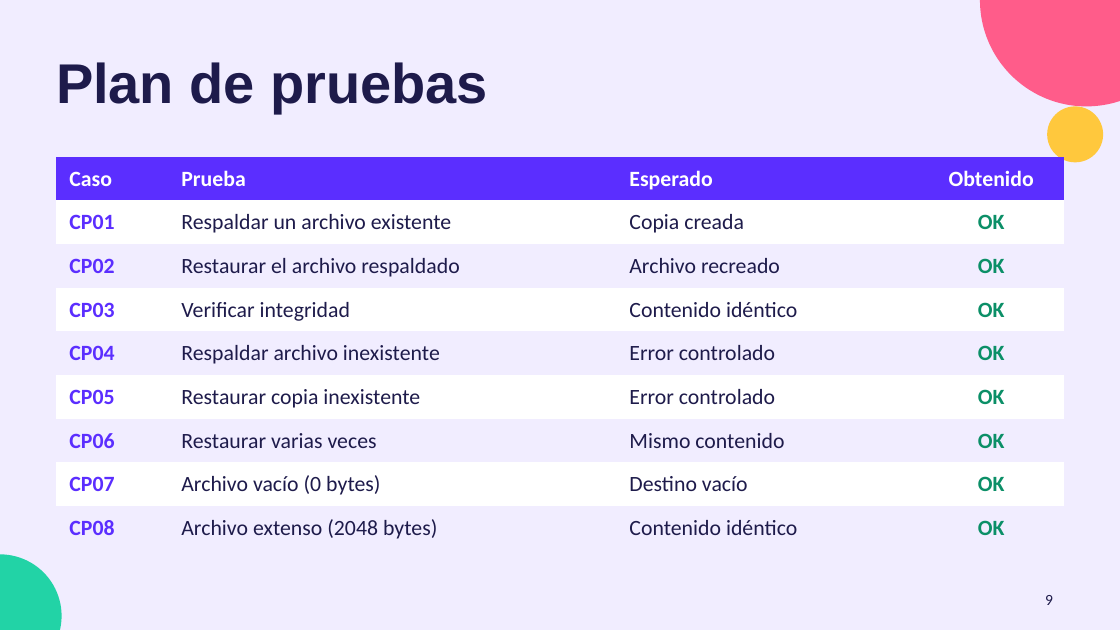
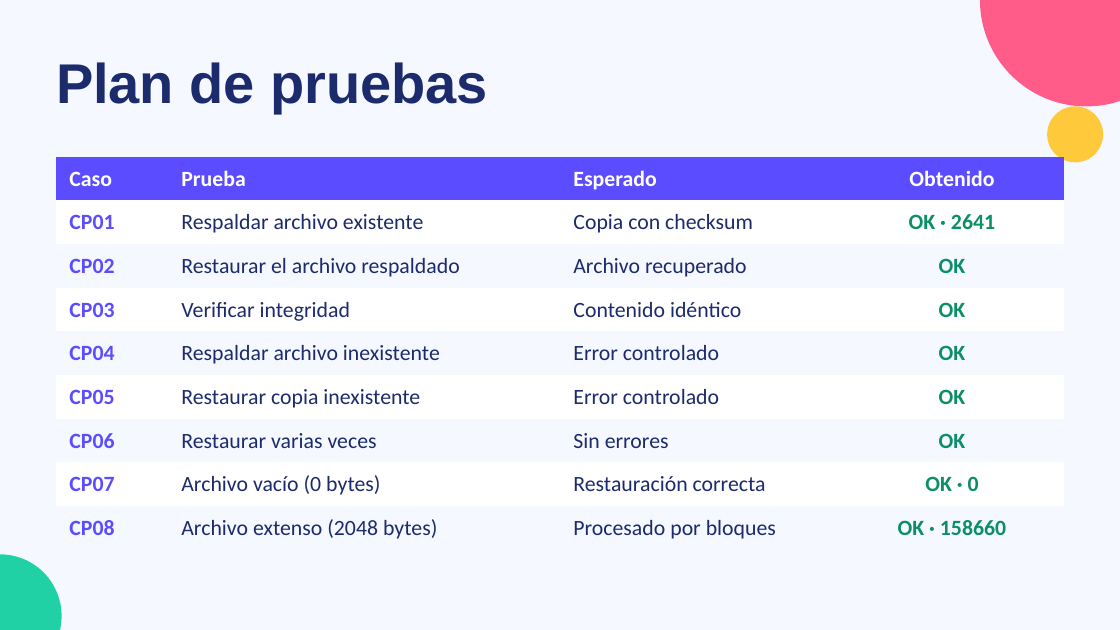
Before and after one commit to jhonatancarrillo/xv6-trabajoFinal, a slide deck: slide 13 of documentacion/restauracion_xv6_canva.pptx (slide 9 before the commit). Drawn at 1120x630 pixels with LibreOffice and Linux fonts; fonts in the diff are those of the drawing. Boxes give left, top, right and bottom in pixels: in the first picture for what was removed or moved away, otherwise in the second. Text is boxed around its words. In the diff, an @@ line names an element or a change of style, - is before the commit and + after.

```diff
--- a/documentacion/restauracion_xv6_canva.pptx
+++ b/documentacion/restauracion_xv6_canva.pptx
@@ background #F1EDFF to #F5F8FF @@
@@ title "Plan de pruebas" at <box>56,62,488,113</box>: text colour #1E1B4B to #1C2B6B @@
@@ ellipse at <box>1047,106,1103,162</box>: fill #FFC83D to #FFC93C @@
@@ table at <box>56,157,1064,543</box> @@
-row 2: CP01 | Respaldar un archivo existente | Copia creada | OK
+row 2: CP01 | Respaldar archivo existente | Copia con checksum | OK · 2641
-row 3, column 3: Archivo recreado
+row 3, column 3: Archivo recuperado
-row 7, column 3: Mismo contenido
+row 7, column 3: Sin errores
-row 8, column 3: Destino vacío
+row 8, column 3: Restauración correcta
-row 8, column 4: OK
+row 8, column 4: OK · 0
-row 9, column 3: Contenido idéntico
+row 9, column 3: Procesado por bloques
-row 9, column 4: OK
+row 9, column 4: OK · 158660
@@ fill #5B2EFF to #5B4DFF in row 1 @@
@@ fill #F1EDFF to #F5F8FF in 16 cells @@
@@ text colour #5B2EFF to #5B4DFF in "CP01", "CP02", "CP03", "CP04" and 4 more places @@
@@ text colour #1E1B4B to #1C2B6B in "Restaurar el archivo respaldado", "Verificar integridad", "Contenido idéntico", "Respaldar archivo inexistente" and 6 more places @@
@@ page number removed at <box>1045,595,1053,605</box> @@
-9
```
Also in this commit, not shown: 12 other slides changed, 6 slides added, 1 slide removed.
